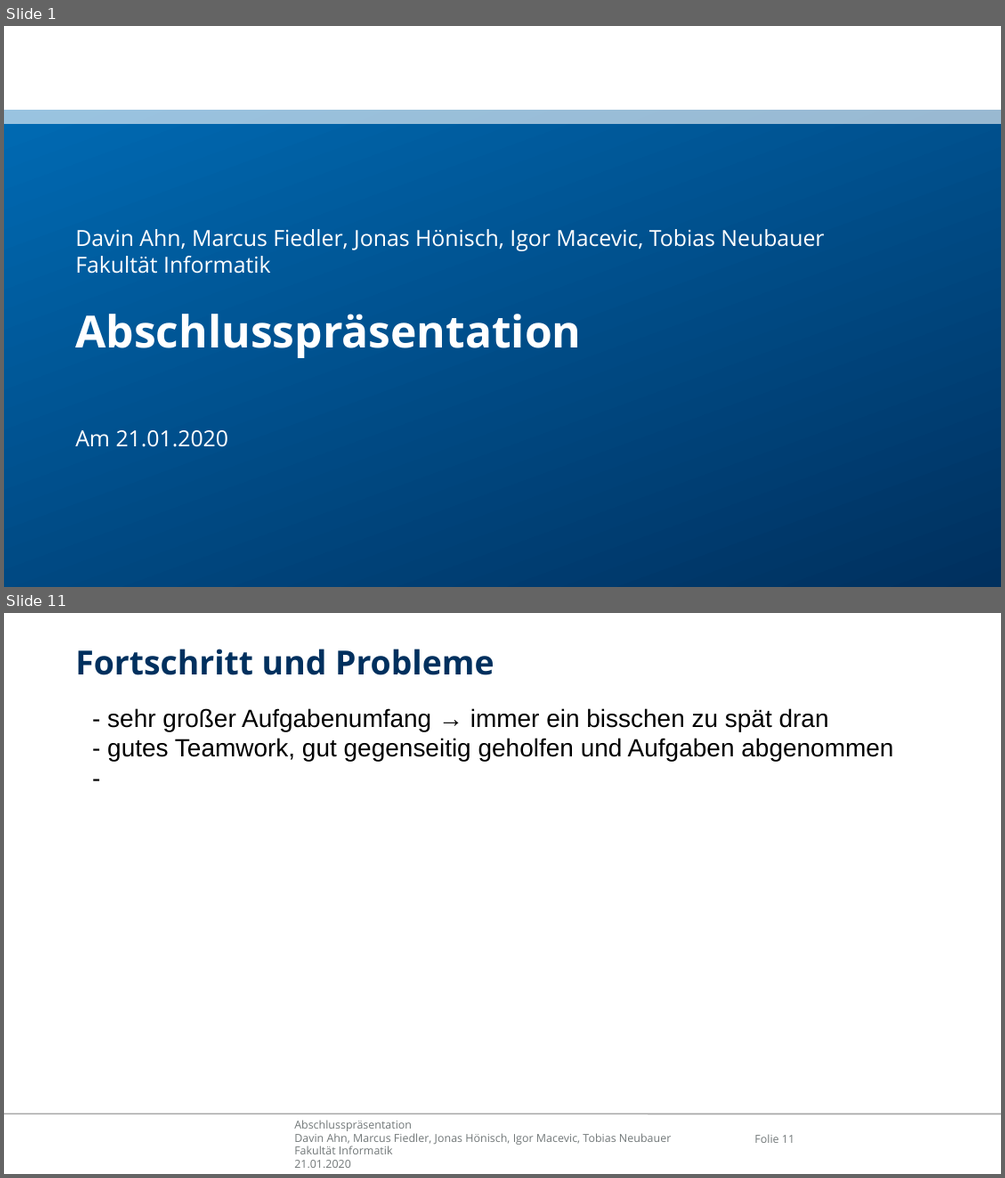
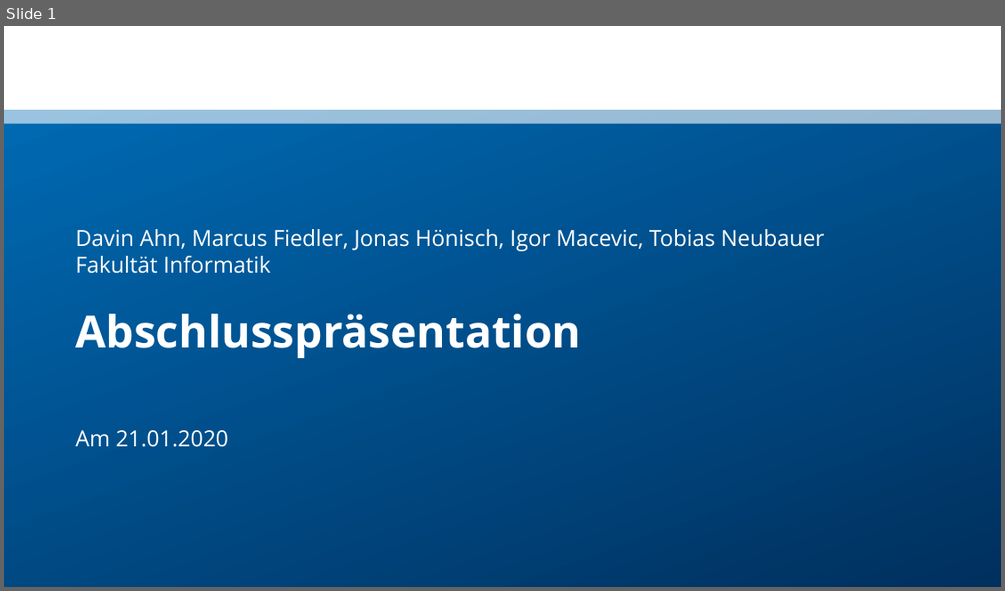
Before and after one commit to ahndavin/Web_Entwicklung_Uni, a slide deck: src/main/asciidoc/Abschlusspraesentation.pptx. Shown one above the other, each under a label of ours: slides 1 and 11 before the commit, slide 1 after it; the slides between them are not shown. The pictures are 1005x1178 and 1005x591 pixels, drawn with LibreOffice and Linux fonts; fonts in the diff are those of the drawing; background and template pictures are left out. Boxes give left, top, right and bottom in pixels: in the first picture for what was removed or moved away, otherwise in the second. Text is boxed around its words. In the diff, an @@ line names an element or a change of style, - is before the commit and + after.

Commit message:
continued Abschlusspräsentation

```diff
--- a/src/main/asciidoc/Abschlusspraesentation.pptx
+++ b/src/main/asciidoc/Abschlusspraesentation.pptx
@@ slide 11 removed at <box>4,613,1001,1174</box>, background #FFFFFF; not listed: 1 template element that a slide beside it also shows @@
@@ text removed at <box>75,649,494,675</box> @@
-Fortschritt und Probleme
@@ text removed at <box>107,708,893,761</box> @@
-- sehr großer Aufgabenumfang → immer ein bisschen zu spät dran
-- gutes Teamwork, gut gegenseitig geholfen und Aufgaben abgenommen
--
@@ text removed at <box>294,1119,671,1167</box> @@
-Abschlusspräsentation
-Davin Ahn, Marcus Fiedler, Jonas Hönisch, Igor Macevic, Tobias Neubauer
-Fakultät Informatik
-21.01.2020
@@ page number removed at <box>754,1134,794,1143</box> @@
-Folie 11
```
Also in this commit, not shown: 3 slides changed, 4 slides added.
